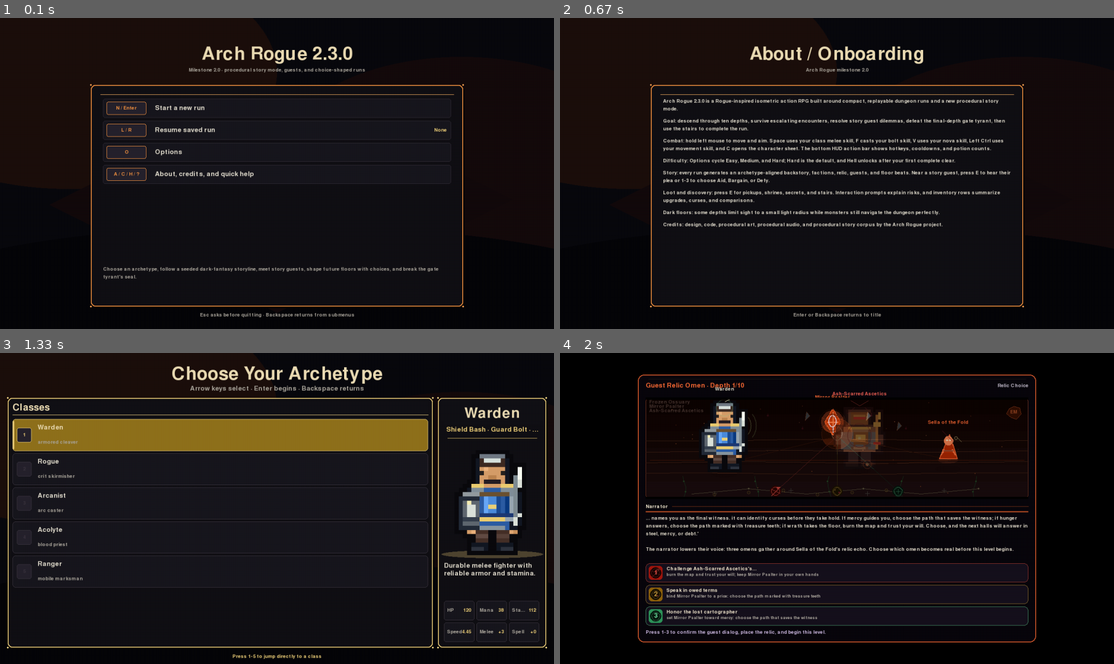
Above: before the commit, frames 1-4 (two rows, left to right).
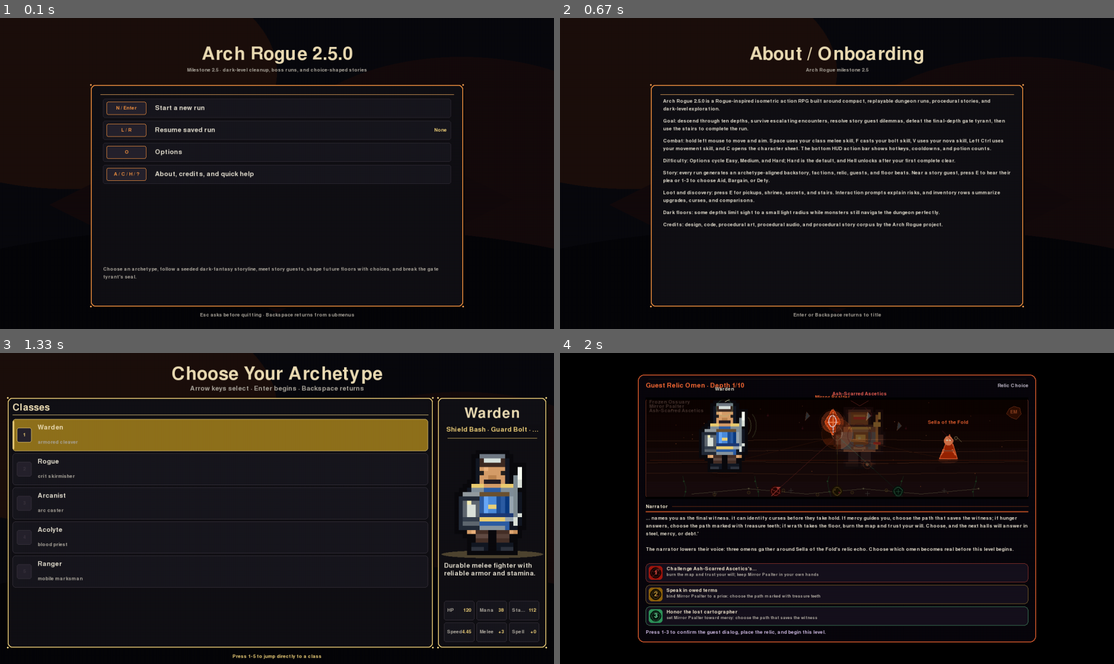
Above: after the commit, the same moments.

Repository: mattirk/arch-rogue
Game: pygame game, started from src/arch_rogue/__main__.py
Two runs of this game, one before a commit and one after it. Both use one fixed random seed, a clock stepped at 60 frames per second and the inputs below.
Inputs:
- Up to frame 1 (0.1 s): no input
- Up to frame 2 (0.67 s): tap A at 0.33 s
- Up to frame 3 (1.33 s): tap Enter at 0.67, 1 s
- Up to frame 4 (2 s): tap Enter at 1.33, 1.67 s

The runs differ from the first frame. In frame 1, 0.2% of the frame differs, in the area x 33-67%, y 9-18%; in frame 2, 0.2%; in frame 3, nothing differs; in frame 4, nothing differs.

Commit message:
General cleanup

Diff:
--- a/pyproject.toml
+++ b/pyproject.toml
@@ -1,7 +1,7 @@
 [project]
 name = "arch-rogue"
-version = "2.3.0"
-description = "Milestone 2.0 story mode release of a modern isometric Rogue-inspired ARPG."
+version = "2.5.0"
+description = "Milestone 2.5 cleanup release of a modern isometric Rogue-inspired ARPG."
 readme = "README.md"
 requires-python = ">=3.11"
 dependencies = [
--- a/src/arch_rogue/__init__.py
+++ b/src/arch_rogue/__init__.py
@@ -1,4 +1,4 @@
 """Arch Rogue public release package."""
 
 __all__ = ["__version__"]
-__version__ = "2.3.0"
+__version__ = "2.5.0"
--- a/src/arch_rogue/menus.py
+++ b/src/arch_rogue/menus.py
@@ -335,7 +335,7 @@
     def draw_title_menu(self) -> None:
         panel, content = self.menu_frame(
             f"Arch Rogue {__version__}",
-            "Milestone 2.0 · procedural story mode, guests, and choice-shaped runs",
+            "Milestone 2.5 · dark-level cleanup, boss runs, and choice-shaped stories",
         )
         resume_value = "Ready" if self.g.save_exists() else "None"
         rows: list[MenuRow] = [
@@ -406,10 +406,10 @@
 
     def draw_about_screen(self) -> None:
         panel, content = self.menu_frame(
-            "About / Onboarding", "Arch Rogue milestone 2.0"
+            "About / Onboarding", "Arch Rogue milestone 2.5"
         )
         paragraphs = [
-            f"Arch Rogue {__version__} is a Rogue-inspired isometric action RPG built around compact, replayable dungeon runs and a new procedural story mode.",
+            f"Arch Rogue {__version__} is a Rogue-inspired isometric action RPG built around compact, replayable dungeon runs, procedural stories, and dark-level exploration.",
             "Goal: descend through ten depths, survive escalating encounters, resolve story guest dilemmas, defeat the final-depth gate tyrant, then use the stairs to complete the run.",
             "Combat: hold left mouse to move and aim. Space uses your class melee skill, F casts your bolt skill, V uses your nova skill, Left Ctrl uses your movement skill, and C opens the character sheet. The bottom HUD action bar shows hotkeys, cooldowns, and potion counts.",
             "Difficulty: Options cycle Easy, Medium, and Hard; Hard is the default, and Hell unlocks after your first complete clear.",
--- a/src/arch_rogue/rendering.py
+++ b/src/arch_rogue/rendering.py
@@ -7,14 +7,7 @@
 
 import pygame
 
-from .constants import (
-    DARK_LEVEL_LIGHT_RADIUS,
-    DUNGEON_DEPTH,
-    TILE_H,
-    TILE_W,
-    WORLD_SCALE,
-    SlashEffect,
-)
+from .constants import DUNGEON_DEPTH, TILE_H, TILE_W, WORLD_SCALE, SlashEffect
 from .content import HUMANOID_ENEMY_NAMES
 from .models import (
     Color,
@@ -151,15 +144,14 @@
     def draw_ambient_depth_overlay(self) -> None:
         if self.state not in ("playing", "dead", "victory"):
             return
-        if not self.is_current_floor_dark():
-            self.screen.blit(self.ambient_overlay_surface(), (0, 0))
+        if self.is_current_floor_dark():
+            return
+        self.screen.blit(self.ambient_overlay_surface(), (0, 0))
         # A faint breathing light around the player preserves readability under
-        # the vignette without requiring expensive light masks.
+        # the normal-floor vignette without requiring expensive light masks.
         sx, sy = self.world_to_screen(self.player.x, self.player.y)
         pulse = 0.5 + 0.5 * math.sin(self.elapsed * 2.3)
-        radius = int(
-            ((88 if self.is_current_floor_dark() else 58) + pulse * 10) * WORLD_SCALE
-        )
+        radius = int((58 + pulse * 10) * WORLD_SCALE)
         light = pygame.Surface((radius * 2, radius), pygame.SRCALPHA)
         pygame.draw.ellipse(
             light,
@@ -169,45 +161,11 @@
         self.screen.blit(light, light.get_rect(center=(sx, sy - 7 * WORLD_SCALE)))
 
     def draw_darkness_overlay(self) -> None:
-        if self.state not in ("playing", "dead", "victory"):
-            return
-        if not self.is_current_floor_dark():
-            return
-        sx, sy = self.world_to_screen(self.player.x, self.player.y)
-        pulse = 0.5 + 0.5 * math.sin(self.elapsed * 2.0)
-        radius_x = int(DARK_LEVEL_LIGHT_RADIUS * TILE_W * (1.02 + pulse * 0.025))
-        radius_y = int(DARK_LEVEL_LIGHT_RADIUS * TILE_H * (1.18 + pulse * 0.035))
-        pad = int(42 * WORLD_SCALE)
-        surface = pygame.Surface(
-            (radius_x * 2 + pad * 2, radius_y * 2 + pad * 2), pygame.SRCALPHA
-        )
-        center = (surface.get_width() // 2, surface.get_height() // 2)
-
-        glow_color = self.mix(self.theme.accent, (235, 218, 165), 0.35)
-        warm_rect = pygame.Rect(0, 0, int(radius_x * 1.45), int(radius_y * 0.78))
-        warm_rect.center = (center[0], center[1] + int(14 * WORLD_SCALE))
-        pygame.draw.ellipse(surface, (*glow_color, int(34 + pulse * 18)), warm_rect)
-        pygame.draw.ellipse(
-            surface,
-            (*self.shade(glow_color, 36), int(20 + pulse * 22)),
-            warm_rect.inflate(-warm_rect.width // 2, -warm_rect.height // 2),
-        )
-
-        for layer in range(6):
-            ratio = layer / 5
-            ring = pygame.Rect(0, 0, radius_x * 2, radius_y * 2)
-            ring.inflate_ip(
-                int(-ratio * radius_x * 0.42), int(-ratio * radius_y * 0.42)
-            )
-            ring.center = center
-            alpha = int(76 - ratio * 42)
-            width = max(2, int((18 - ratio * 9) * WORLD_SCALE))
-            pygame.draw.ellipse(surface, (0, 0, 0, alpha), ring, width)
-
-        self.screen.blit(
-            surface,
-            surface.get_rect(center=(sx, sy - int(8 * WORLD_SCALE))),
-        )
+        # Dark floors are now communicated by tile/object visibility itself.
+        # Avoid drawing extra ellipse or ring overlays around the player; those
+        # artifacts made the light radius look like a UI vector mask instead of
+        # in-world darkness.
+        return
 
     def draw_tile(self, x: int, y: int, tile: Tile) -> None:
         sx, sy = self.world_to_screen(x + 0.5, y + 0.5)
--- a/tests/test_1_0_public_release.py
+++ b/tests/test_1_0_public_release.py
@@ -36,10 +36,10 @@
         with tempfile.TemporaryDirectory() as tmpdir:
             game = self.make_game(tmpdir)
             try:
-                self.assertEqual(arch_rogue.__version__, "2.0.0")
+                self.assertEqual(arch_rogue.__version__, "2.5.0")
                 self.assertEqual(game.state, "title")
                 self.assertIn(
-                    "2.0.0",
+                    "2.5.0",
                     game.options_to_dict().get("version", 1) and arch_rogue.__version__,
                 )
             finally:
@@ -163,7 +163,7 @@
                 self.assertTrue(game.save_run())
                 saved_run = json.loads(game.save_path.read_text(encoding="utf-8"))
                 self.assertEqual(saved_run["version"], 4)
-                self.assertEqual(saved_run["release"], "2.0.0")
+                self.assertEqual(saved_run["release"], "2.5.0")
                 self.assertEqual(saved_run["difficulty"], "Hard")
                 self.assertFalse(Path(f"{game.save_path}.tmp").exists())
             finally:
--- a/tests/test_1_2_systems_polish.py
+++ b/tests/test_1_2_systems_polish.py
@@ -42,7 +42,7 @@
         with tempfile.TemporaryDirectory() as tmpdir:
             game = self.make_game(tmpdir)
             try:
-                self.assertEqual(arch_rogue.__version__, "2.0.0")
+                self.assertEqual(arch_rogue.__version__, "2.5.0")
                 self.assertIn("Cursed", RARITY_PROFILES)
                 self.assertIn("Twilight Shrine", SHRINE_HINTS)
                 self.assertIn("Moonlit Bargain", SECRET_HINTS)
@@ -51,7 +51,7 @@
                 self.assertTrue(game.save_run())
                 saved = json.loads(game.save_path.read_text(encoding="utf-8"))
                 self.assertEqual(saved["version"], 4)
-                self.assertEqual(saved["release"], "2.0.0")
+                self.assertEqual(saved["release"], "2.5.0")
             finally:
                 pygame.quit()
 
--- a/tests/test_2_0_story_mode.py
+++ b/tests/test_2_0_story_mode.py
@@ -54,7 +54,7 @@
     def test_story_corpus_and_engine_are_deterministic_and_backstory_aligned(
         self,
     ) -> None:
-        self.assertEqual(arch_rogue.__version__, "2.0.0")
+        self.assertEqual(arch_rogue.__version__, "2.5.0")
         self.assertGreaterEqual(len(STORY_CORPUS["factions"]), 8)
         self.assertGreaterEqual(len(STORY_CORPUS["relics"]), 8)
         self.assertGreaterEqual(len(STORY_CORPUS["guest_templates"]), 8)
@@ -130,7 +130,7 @@
 
                 saved = json.loads(game.save_path.read_text(encoding="utf-8"))
                 self.assertEqual(saved["version"], 4)
-                self.assertEqual(saved["release"], "2.0.0")
+                self.assertEqual(saved["release"], "2.5.0")
                 self.assertIn("story_state", saved)
                 self.assertIn("story_guests", saved)
                 self.assertEqual(saved["run_stats"]["story_choices"], 1)
--- /dev/null
+++ b/tests/test_2_5_general_cleanup.py
@@ -0,0 +1,84 @@
+from __future__ import annotations
+
+import json
+import os
+import sys
+import tempfile
+import unittest
+from pathlib import Path
+from typing import Any, cast
+
+os.environ.setdefault("SDL_VIDEODRIVER", "dummy")
+os.environ.setdefault("SDL_AUDIODRIVER", "dummy")
+
+sys.path.insert(0, str(Path(__file__).resolve().parents[1] / "src"))
+
+import pygame
+
+import arch_rogue
+from arch_rogue.content import ARCHETYPES
+from arch_rogue.game import Game
+
+
+class GeneralCleanup25Tests(unittest.TestCase):
+    def tearDown(self) -> None:
+        pygame.quit()
+
+    def make_game(self, tmpdir: str, seed: int = 2505) -> Game:
+        game = Game(
+            screen_size=(820, 540),
+            headless=True,
+            save_path=Path(tmpdir) / "run.json",
+        )
+        game.options_path = Path(tmpdir) / "options.json"
+        game.meta_progress = game.default_meta_progress()
+        game.run_history = []
+        game.rng.seed(seed)
+        game.restart(ARCHETYPES[0])
+        if game.story_intro_pending:
+            self.assertTrue(game.choose_story_relic_path(0))
+        game.active_cutscene = None
+        return game
+
+    def test_2_5_metadata_and_save_release_are_current(self) -> None:
+        with tempfile.TemporaryDirectory() as tmpdir:
+            game = self.make_game(tmpdir)
+            try:
+                self.assertEqual(arch_rogue.__version__, "2.5.0")
+                self.assertTrue(game.save_run())
+                saved = json.loads(game.save_path.read_text(encoding="utf-8"))
+                self.assertEqual(saved["version"], 4)
+                self.assertEqual(saved["release"], "2.5.0")
+            finally:
+                pygame.quit()
+
+    def test_2_5_dark_floor_draws_no_player_light_artifact_overlays(self) -> None:
+        with tempfile.TemporaryDirectory() as tmpdir:
+            game = self.make_game(tmpdir)
+            try:
+                game.set_current_floor_dark(True)
+                ellipse_calls = 0
+                original_ellipse = pygame.draw.ellipse
+
+                def count_ellipse(*args: Any, **kwargs: Any) -> pygame.Rect:
+                    nonlocal ellipse_calls
+                    ellipse_calls += 1
+                    return original_ellipse(*args, **kwargs)
+
+                pygame.draw.ellipse = cast(Any, count_ellipse)
+                try:
+                    game.draw_ambient_depth_overlay()
+                    game.draw_darkness_overlay()
+                finally:
+                    pygame.draw.ellipse = original_ellipse  # type: ignore[assignment]
+
+                self.assertEqual(ellipse_calls, 0)
+                self.assertTrue(
+                    game.can_see_world_position(game.player.x, game.player.y)
+                )
+            finally:
+                pygame.quit()
+
+
+if __name__ == "__main__":
+    unittest.main()
Not shown, changed: README.md
Not shown, changed: AGENTS.md
Not shown, changed: CHANGELOG.md
